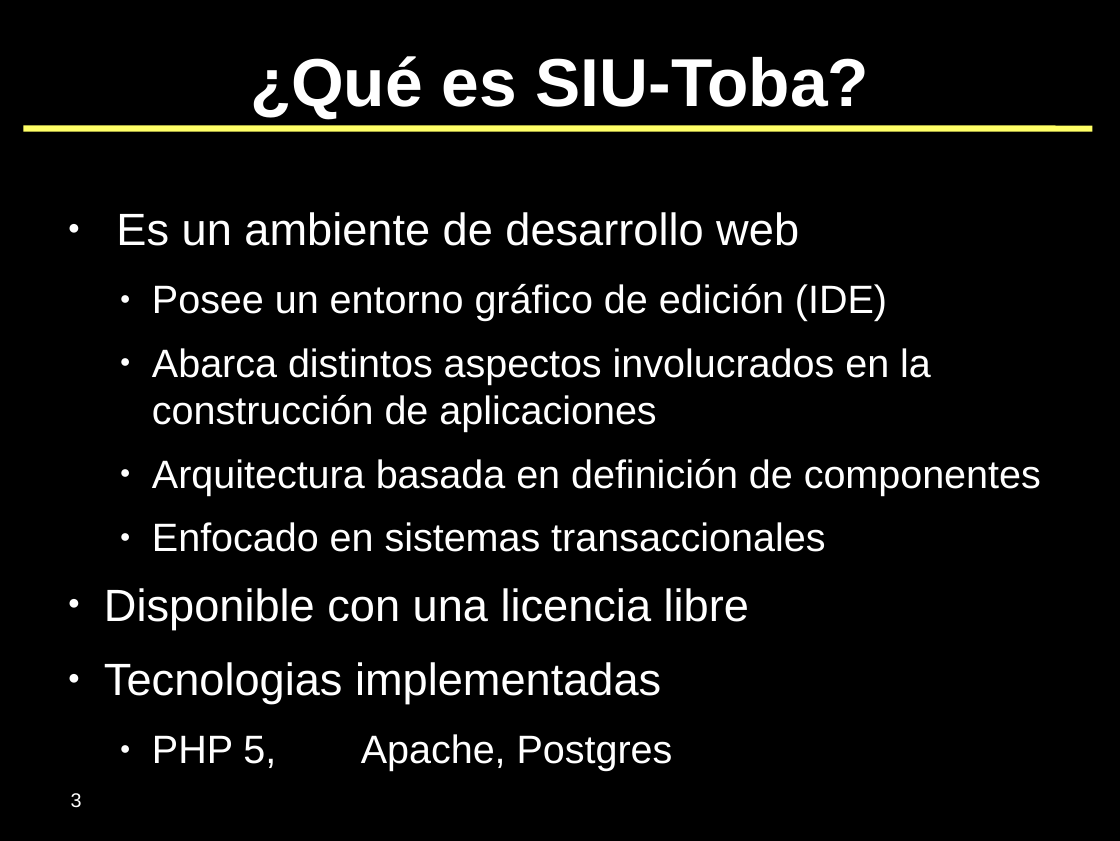
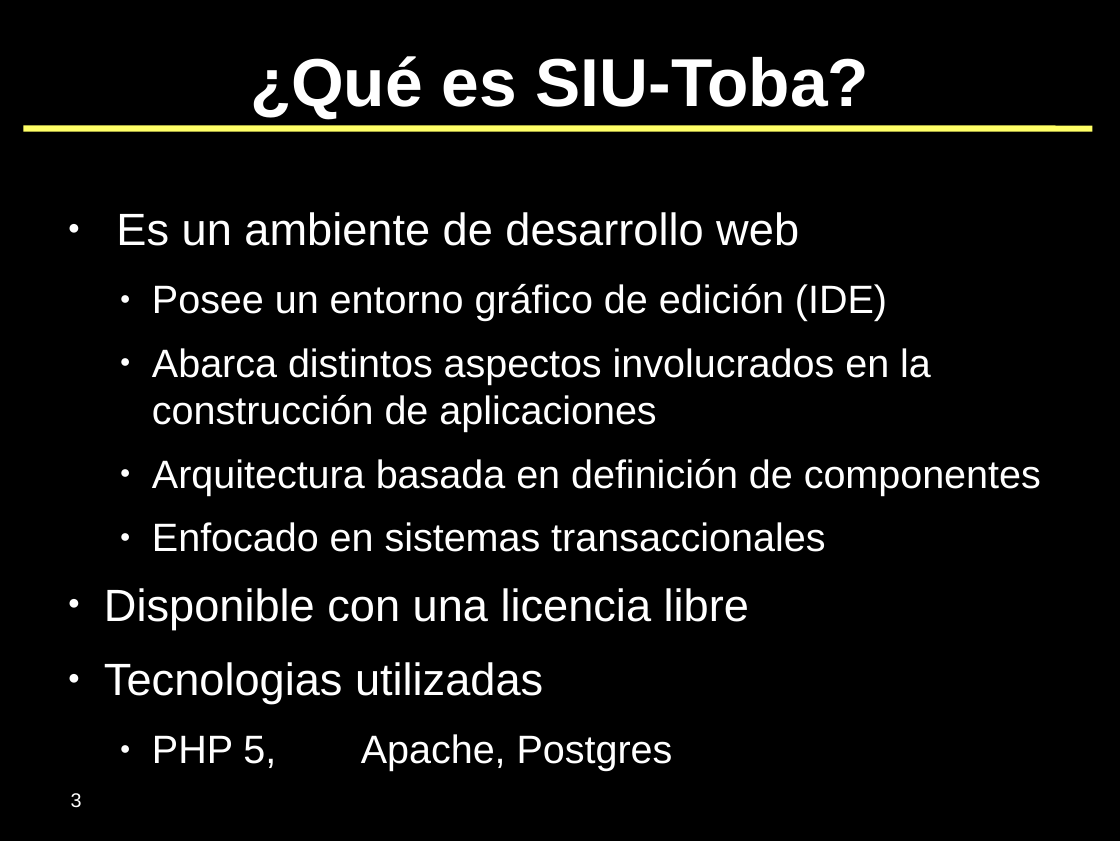
Before and after one commit to SIU-Toba/framework, a slide deck: slide 3 of doc/presentaciones/2007 - JAIIO - SIE.odp. Drawn at 1120x841 pixels with LibreOffice and Linux fonts; fonts in the diff are those of the drawing; background and template pictures are left out. Boxes give left, top, right and bottom in pixels: in the first picture for what was removed or moved away, otherwise in the second. Text is boxed around its words. In the diff, an @@ line names an element or a change of style, - is before the commit and + after.

Commit message:
Presentacion para la JAIIO 2007

```diff
--- a/doc/presentaciones/2007 - JAIIO - SIE.odp
+++ b/doc/presentaciones/2007 - JAIIO - SIE.odp
@@ text at [104,662,543,703]: text changed @@
-● Tecnologias implementadas
+● Tecnologias utilizadas
```
